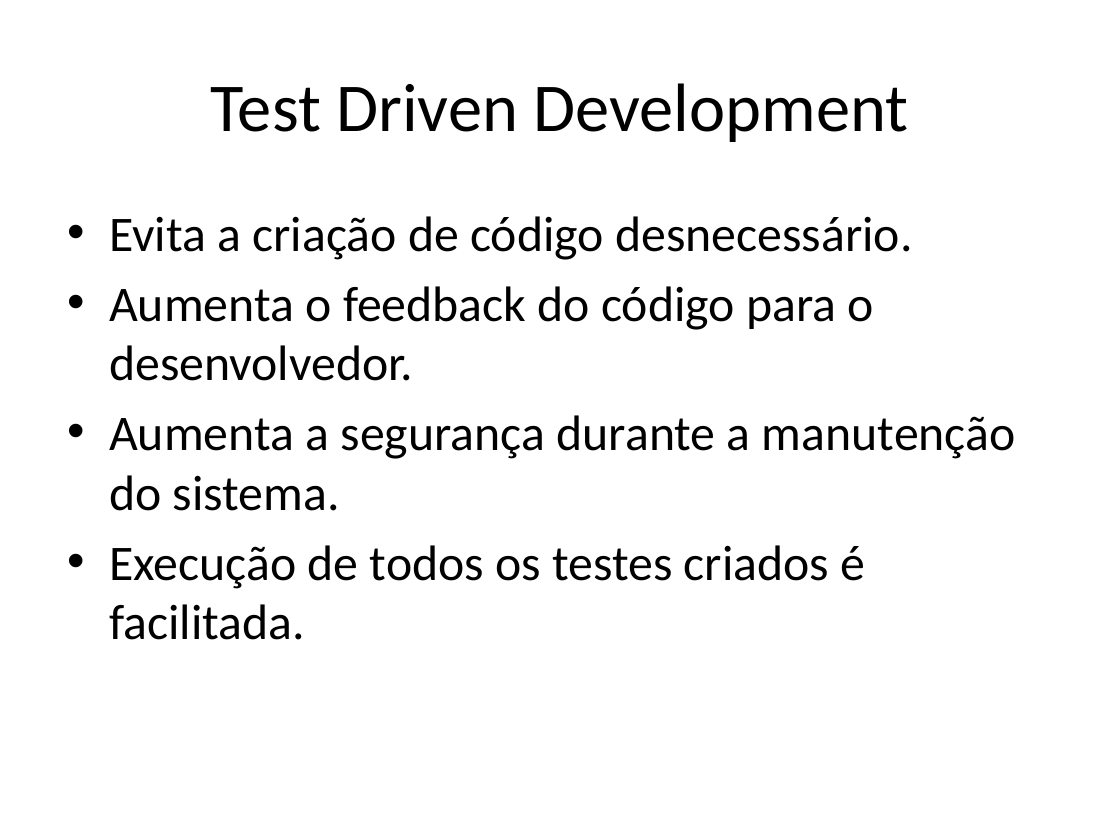
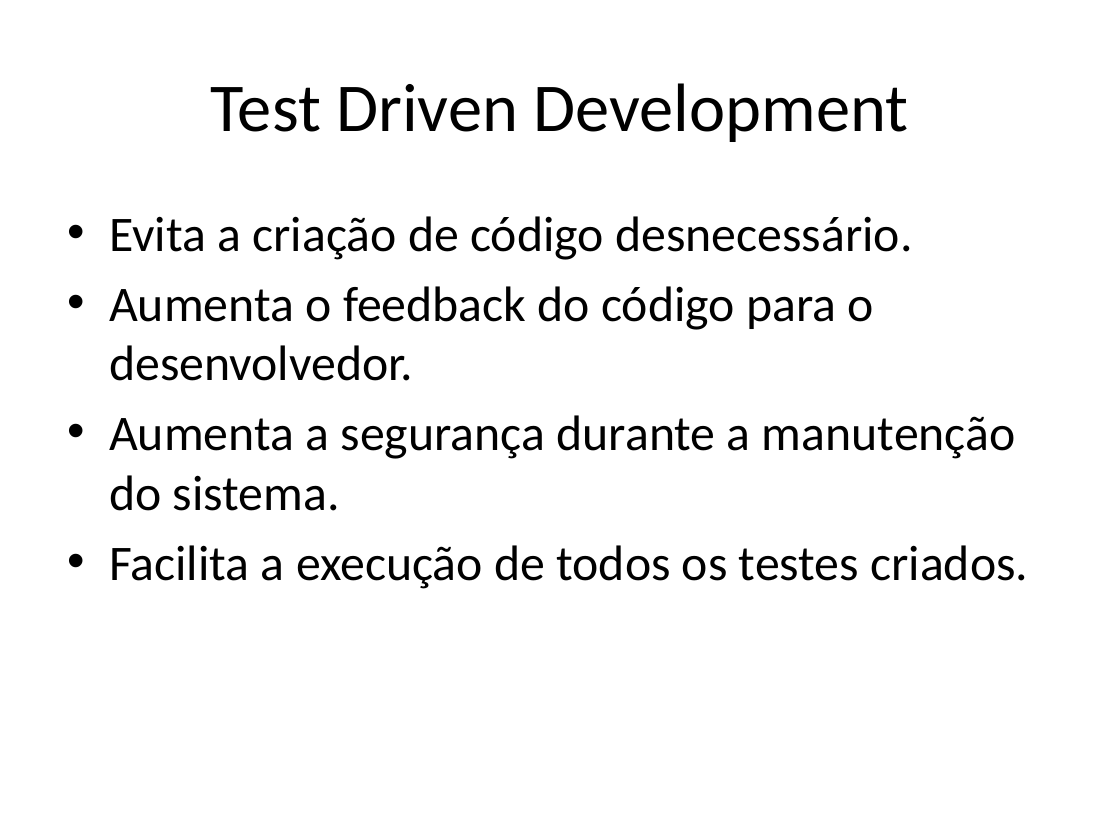
Before and after one commit to jpjcjbr/tccjp, a slide deck: slide 8 of apresentacao tcc.pptx (slide 7 before the commit). Drawn at 1120x840 pixels with LibreOffice and Linux fonts; fonts in the diff are those of the drawing. Boxes give left, top, right and bottom in pixels: in the first picture for what was removed or moved away, otherwise in the second. Text is boxed around its words. In the diff, an @@ line names an element or a change of style, - is before the commit and + after.

```diff
--- a/apresentacao tcc.pptx
+++ b/apresentacao tcc.pptx
@@ text at [109,545,1028,589]: text changed @@
-• Execução de todos os testes criados é facilitada.
+• Facilita a execução de todos os testes criados.
```
Also in this commit, not shown: 11 other slides changed, 3 slides added, 1 other file.
